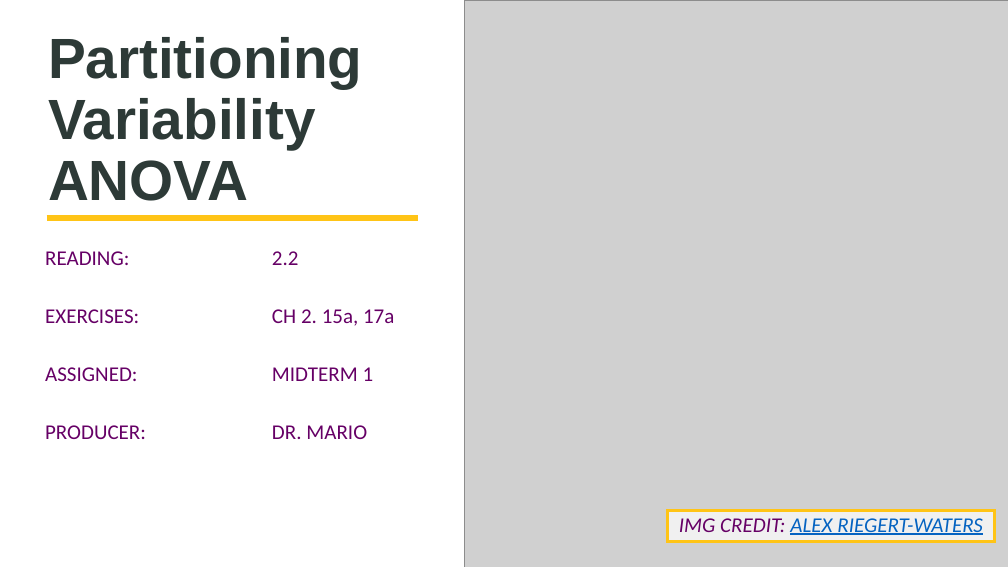
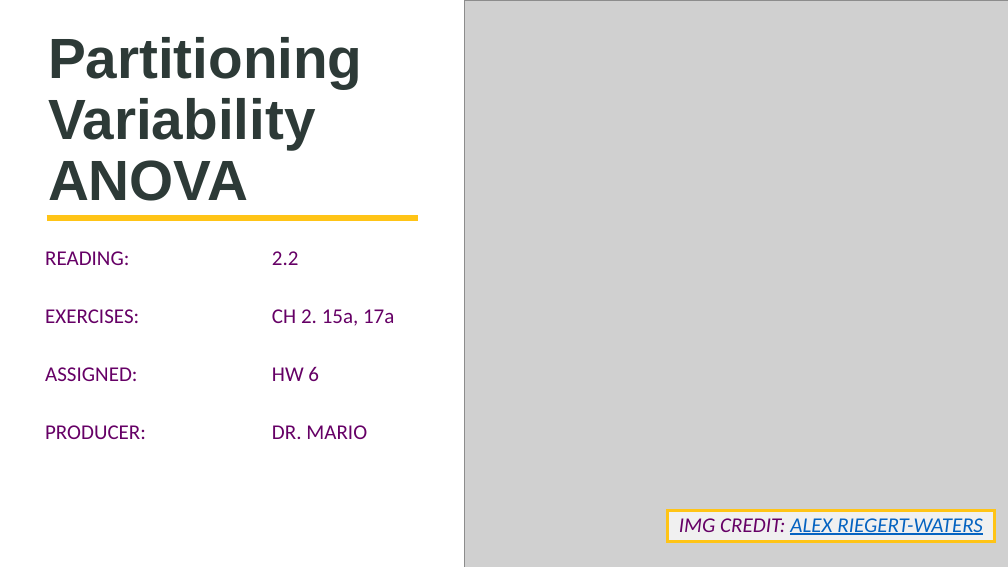
Before and after one commit to SuperMarioGiacomazzo/STOR455_WEBSITE, a slide deck: slide 1 of Lectures/10 - Partitioning Variability - ANOVA.pptx. Drawn at 1008x567 pixels with LibreOffice and Linux fonts; fonts in the diff are those of the drawing; grey boxes stand for pictures. Boxes give left, top, right and bottom in pixels: in the first picture for what was removed or moved away, otherwise in the second. Text is boxed around its words. In the diff, an @@ line names an element or a change of style, - is before the commit and + after.

```diff
--- a/Lectures/10 - Partitioning Variability - ANOVA.pptx
+++ b/Lectures/10 - Partitioning Variability - ANOVA.pptx
@@ text at (x1=45, y1=366, x2=319, y2=381): text changed @@
-ASSIGNED: MIDTERM 1
+ASSIGNED: HW 6
```
Also in this commit, not shown: 8 other files.
